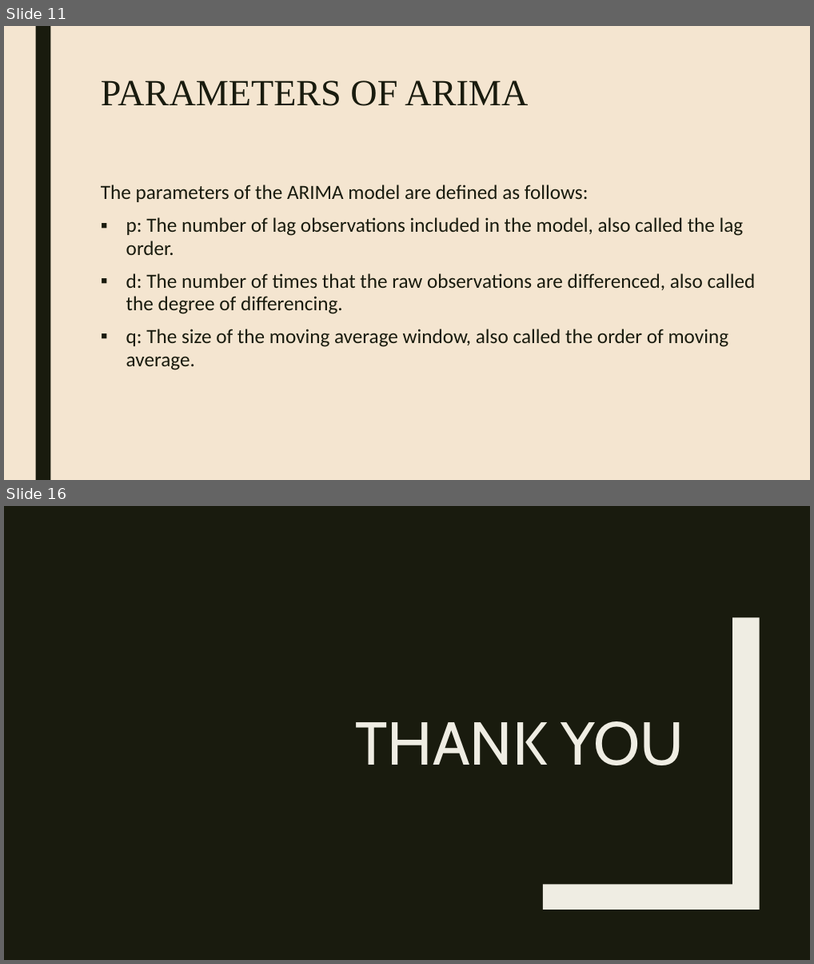
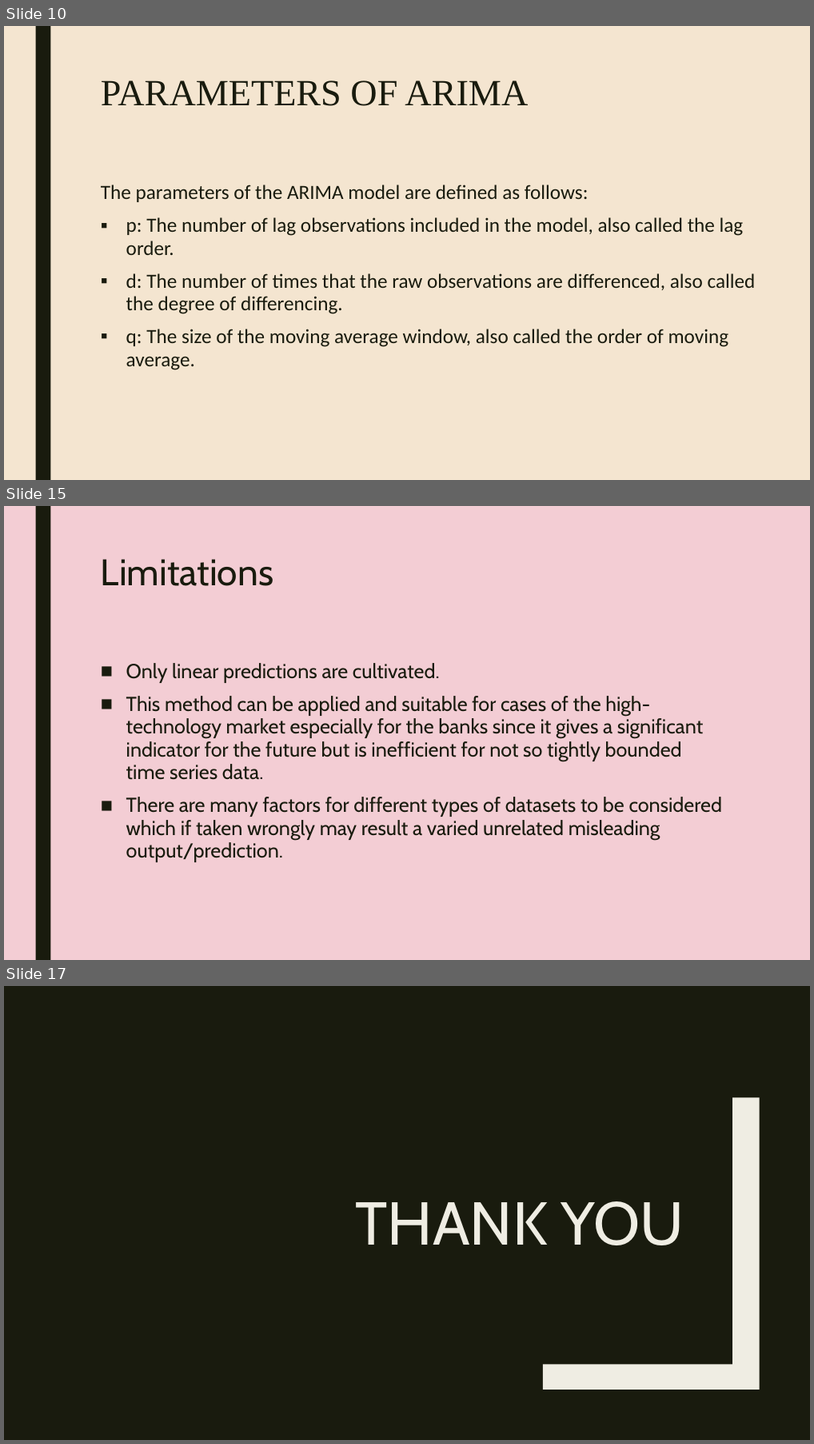
Before and after one commit to smit53/Review-Paper_ARIMA-Model, a slide deck: review paper/Time series analysis.pptx. Shown one above the other, each under a label of ours: slides 11 and 16 before the commit, slides 10, 15 and 17 after it; the slides between them are not shown. The pictures are 814x964 and 814x1444 pixels, drawn with LibreOffice and Linux fonts; fonts in the diff are those of the drawing. Boxes give left, top, right and bottom in pixels: in the first picture for what was removed or moved away, otherwise in the second. Text is boxed around its words. In the diff, an @@ line names an element or a change of style, - is before the commit and + after.

```diff
--- a/review paper/Time series analysis.pptx
+++ b/review paper/Time series analysis.pptx
@@ slide 15 added at [4, 506, 810, 960], background #F3CDD4; not listed: 1 template element that a slide beside it also shows @@
@@ title added at [101, 559, 274, 586], 44 pt, text #191B0E @@
+Limitations
@@ text added at [126, 663, 722, 862], 24 pt, text #191B0E @@
+■ Only linear predictions are cultivated.
+■ This method can be applied and suitable for cases of the high-technology market especially for the banks since it gives a significant indicator for the future but is inefficient for not so tightly bounded time series data.
+■ There are many factors for different types of datasets to be considered which if taken wrongly may result a varied unrelated misleading output/prediction.
@@ what was slide 11 is now slide 10 @@
@@ what was slide 16 is now slide 17 @@
```
Also in this commit, not shown: 8 slides changed, 4 other slides added, 4 slides removed, 3 other files.
